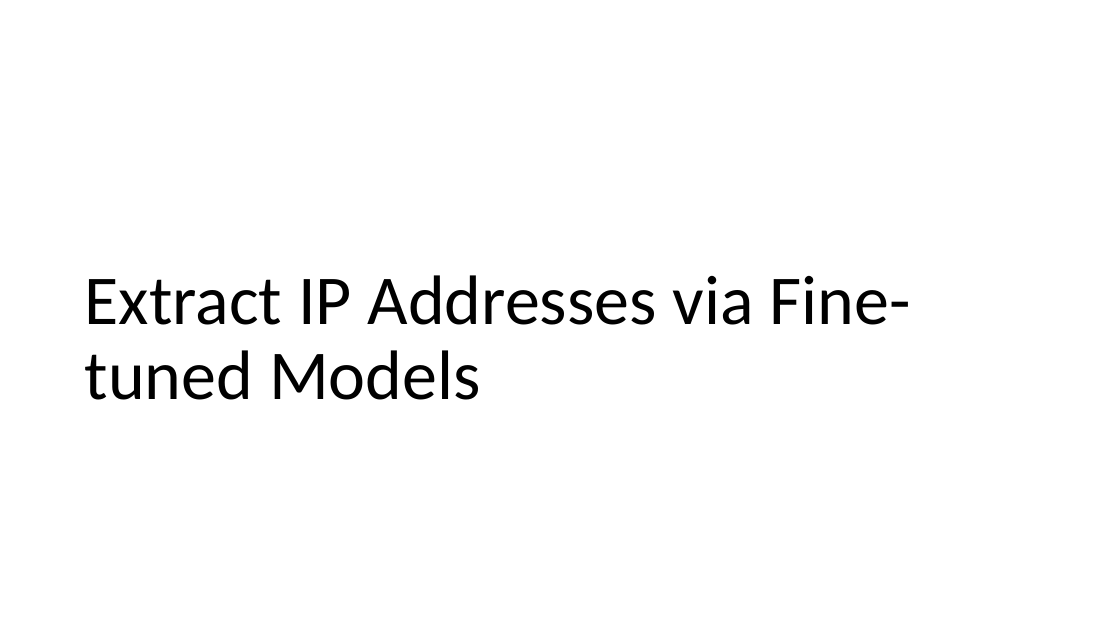
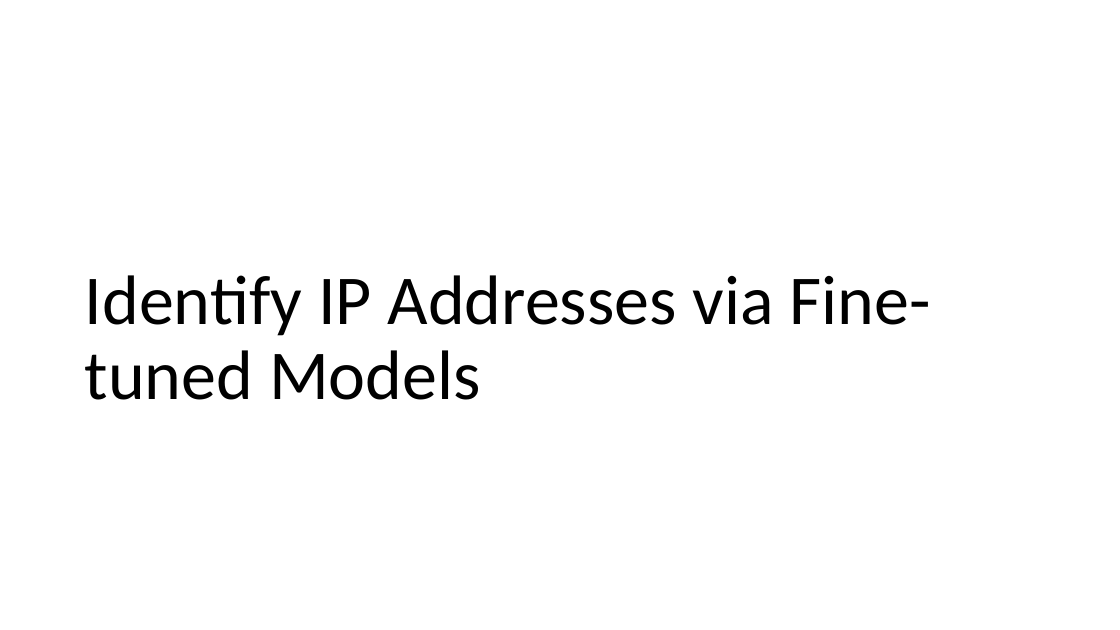
Before and after one commit to frankwxu/digital-forensics-lab, a slide deck: slide 10 of AI4Forensics/IP_Identifier_Fine_Tuning/IP_Identifer_Fine_Tuning.pptx (slide 9 before the commit). Drawn at 1120x630 pixels with LibreOffice and Linux fonts; fonts in the diff are those of the drawing; background and template pictures are left out. Boxes give left, top, right and bottom in pixels: in the first picture for what was removed or moved away, otherwise in the second. Text is boxed around its words. In the diff, an @@ line names an element or a change of style, - is before the commit and + after.

```diff
--- a/AI4Forensics/IP_Identifier_Fine_Tuning/IP_Identifer_Fine_Tuning.pptx
+++ b/AI4Forensics/IP_Identifier_Fine_Tuning/IP_Identifer_Fine_Tuning.pptx
@@ title at box(85, 275, 931, 400): text changed @@
-Extract IP Addresses via Fine-tuned Models
+Identify IP Addresses via Fine-tuned Models
```
Also in this commit, not shown: 19 other slides changed, 1 slide added.
